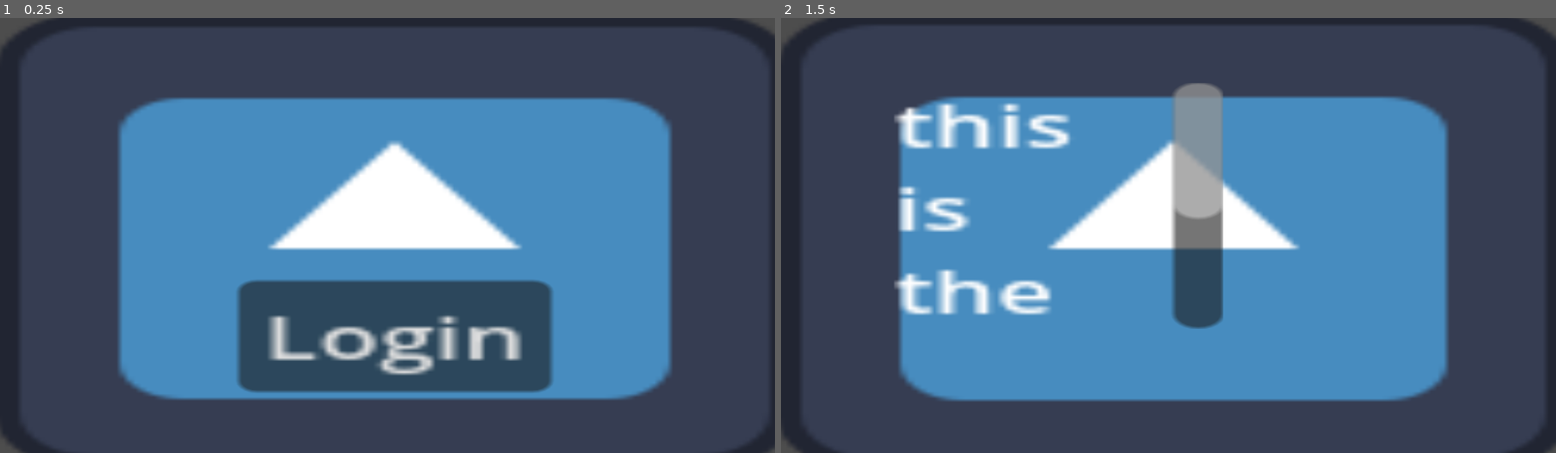
Above: before the commit, frames 1-2 (left to right).
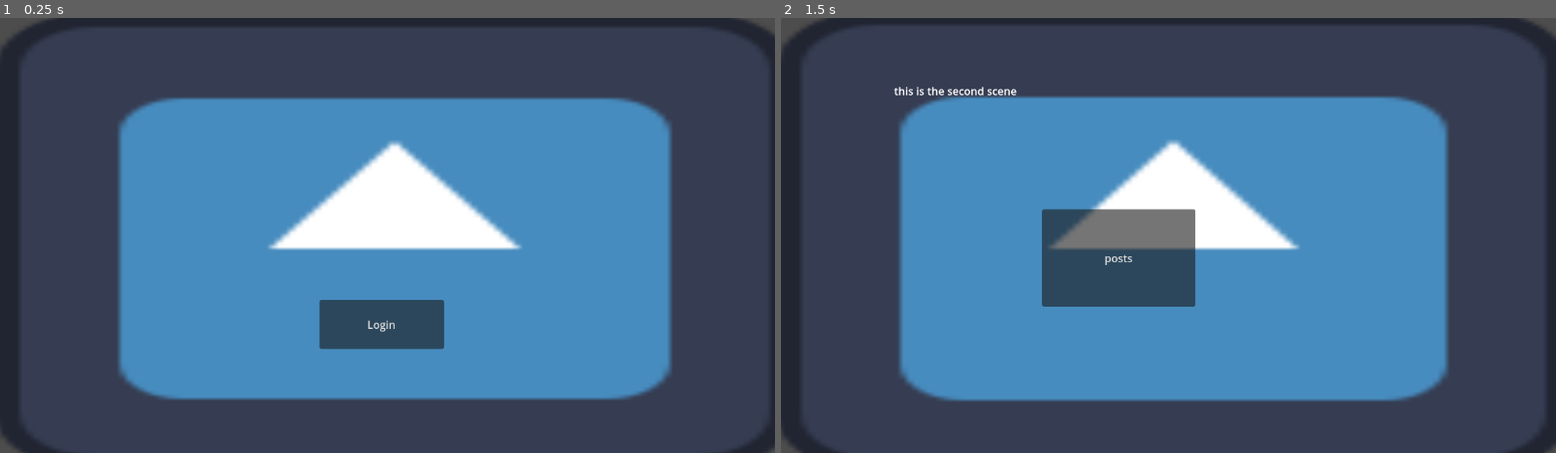
Above: after the commit, the same moments.

Repository: sleepsyah/godot-glitch-game-jam
Game: Godot game, scene res://scenes/start_screen.tscn
Same seed, same stepped clock (60 frames per second), same inputs: the game is played once before the commit and once after it. The engine's default icon, where the game draws it, is replaced by a stand-in: a white triangle on a blue panel in a dark square.
Inputs (mouse positions are in pixels of both pictures, inside the frame that each line leads up to):
- Up to frame 1 (0.25 s): no input
- Up to frame 2 (1.5 s): click "Login" at 0.5 s; click (1122, 257) at 1.25 s, where only the run after the commit has a clickable "posts"

The runs differ from the first frame. In frame 1, 9.4% of the frame differs, in the area x 30-72%, y 60-87%; in frame 2, 10%, in the area x 14-58%, y 14-72%.

Commit message:
added posts and comment screen

Diff:
--- /dev/null
+++ b/glitch-@ttract/scenes/comment_screen.tscn
@@ -0,0 +1,17 @@
+[gd_scene load_steps=2 format=3 uid="uid://djjple6j2b5j4"]
+
+[ext_resource type="Texture2D" uid="uid://du2exsev23j4m" path="res://icon.svg" id="1_4eric"]
+
+[node name="comment_screen" type="Node2D"]
+
+[node name="Sprite2D" type="Sprite2D" parent="."]
+position = Vector2(572.25, 321.25)
+scale = Vector2(9.35547, 5.51172)
+texture = ExtResource("1_4eric")
+
+[node name="RichTextLabel" type="RichTextLabel" parent="."]
+offset_left = 419.0
+offset_top = 174.0
+offset_right = 707.0
+offset_bottom = 404.0
+text = "comment screen"
--- /dev/null
+++ b/glitch-@ttract/scenes/post_1.gd
@@ -0,0 +1,12 @@
+extends Button
+
+
+# Called when the node enters the scene tree for the first time.
+func _ready() -> void:
+	pass # Replace with function body.
+
+
+# Called every frame. 'delta' is the elapsed time since the previous frame.
+func _process(delta: float) -> void:
+	if button_pressed:
+		get_tree().change_scene_to_file("res://scenes/comment_screen.tscn")
--- /dev/null
+++ b/glitch-@ttract/scenes/post_2.gd
@@ -0,0 +1,12 @@
+extends Button
+
+
+# Called when the node enters the scene tree for the first time.
+func _ready() -> void:
+	pass # Replace with function body.
+
+
+# Called every frame. 'delta' is the elapsed time since the previous frame.
+func _process(delta: float) -> void:
+	if button_pressed:
+		get_tree().change_scene_to_file("res://scenes/comment_screen.tscn")
--- /dev/null
+++ b/glitch-@ttract/scenes/posting_screen.tscn
@@ -0,0 +1,28 @@
+[gd_scene load_steps=4 format=3 uid="uid://cg2op8skqgrbp"]
+
+[ext_resource type="Texture2D" uid="uid://du2exsev23j4m" path="res://icon.svg" id="1_4n16l"]
+[ext_resource type="Script" uid="uid://bgfofnugsfsc4" path="res://scenes/post_2.gd" id="2_m37ps"]
+[ext_resource type="Script" uid="uid://cfp4vhi7340m2" path="res://scenes/post_1.gd" id="3_35dhw"]
+
+[node name="posting_screen" type="Node2D"]
+
+[node name="Sprite2D" type="Sprite2D" parent="."]
+position = Vector2(583, 330.5)
+scale = Vector2(9.20313, 5.36719)
+texture = ExtResource("1_4n16l")
+
+[node name="Post2" type="Button" parent="."]
+offset_left = 743.0
+offset_top = 469.0
+offset_right = 1032.0
+offset_bottom = 565.0
+text = "post 2"
+script = ExtResource("2_m37ps")
+
+[node name="Post1" type="Button" parent="."]
+offset_left = 126.0
+offset_top = 473.0
+offset_right = 347.0
+offset_bottom = 562.0
+text = "post 1"
+script = ExtResource("3_35dhw")
--- /dev/null
+++ b/glitch-@ttract/scenes/posts.gd
@@ -0,0 +1,12 @@
+extends Button
+
+
+# Called when the node enters the scene tree for the first time.
+func _ready() -> void:
+	pass # Replace with function body.
+
+
+# Called every frame. 'delta' is the elapsed time since the previous frame.
+func _process(delta: float) -> void:
+	if button_pressed:
+		get_tree().change_scene_to_file("res://scenes/posting_screen.tscn")
--- a/glitch-@ttract/scenes/profile_screen.tscn
+++ b/glitch-@ttract/scenes/profile_screen.tscn
@@ -1,6 +1,7 @@
-[gd_scene load_steps=2 format=3 uid="uid://cr3c8oa6yw4l6"]
+[gd_scene load_steps=3 format=3 uid="uid://cr3c8oa6yw4l6"]
 
 [ext_resource type="Texture2D" uid="uid://du2exsev23j4m" path="res://icon.svg" id="1_whr8w"]
+[ext_resource type="Script" uid="uid://be14vm6daw8sj" path="res://scenes/posts.gd" id="2_7q4r5"]
 
 [node name="Node2D" type="Node2D"]
 
@@ -9,9 +10,17 @@
 scale = Vector2(9.22656, 5.375)
 texture = ExtResource("1_whr8w")
 
-[node name="RichTextLabel" type="RichTextLabel" parent="Sprite2D"]
-offset_left = -45.4666
-offset_top = -44.093
-offset_right = 7.53345
-offset_bottom = 23.907
+[node name="Posts" type="Button" parent="."]
+offset_left = 388.0
+offset_top = 285.0
+offset_right = 616.0
+offset_bottom = 430.0
+text = "posts"
+script = ExtResource("2_7q4r5")
+
+[node name="RichTextLabel" type="RichTextLabel" parent="."]
+offset_left = 168.0
+offset_top = 97.0
+offset_right = 514.0
+offset_bottom = 388.0
 text = "this is the second scene"
--- a/glitch-@ttract/scenes/start_screen.tscn
+++ b/glitch-@ttract/scenes/start_screen.tscn
@@ -10,10 +10,10 @@
 scale = Vector2(9.29688, 5.32813)
 texture = ExtResource("1_o7i0r")
 
-[node name="Button" type="Button" parent="Sprite2D"]
-offset_left = -24.8471
-offset_top = 11.0733
-offset_right = 25.1529
-offset_bottom = 42.0733
+[node name="Button" type="Button" parent="."]
+offset_left = 475.0
+offset_top = 420.0
+offset_right = 660.0
+offset_bottom = 493.0
 text = "Login"
 script = ExtResource("2_he1sj")
Not shown, added: glitch-@ttract/scenes/post_1.gd.uid
Not shown, added: glitch-@ttract/scenes/post_2.gd.uid
Not shown, added: glitch-@ttract/scenes/posts.gd.uid
